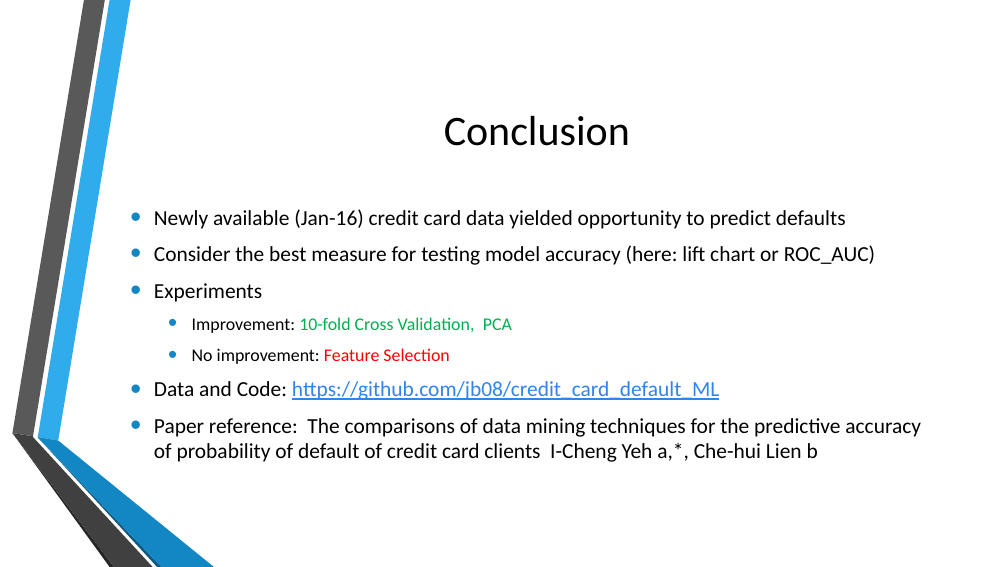
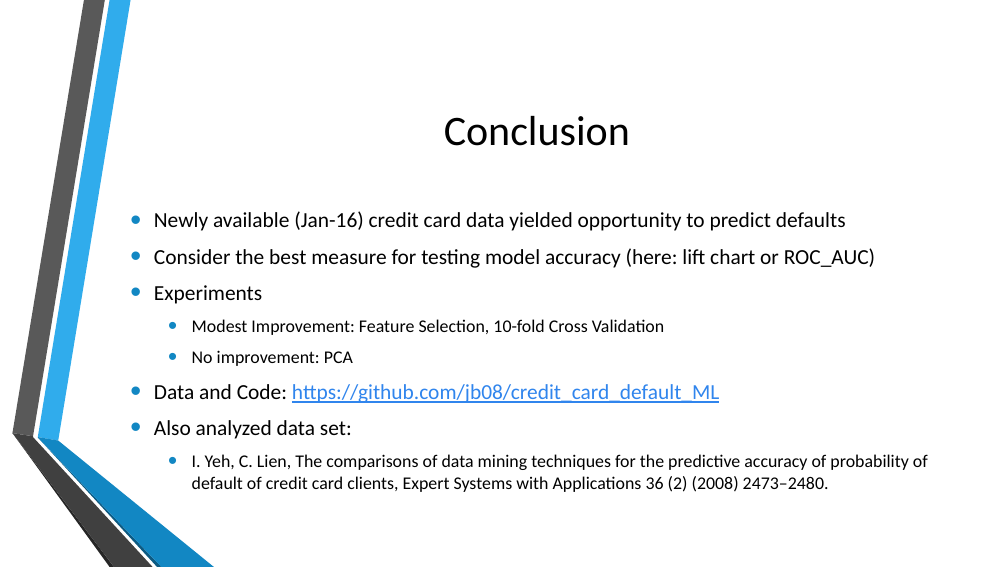
Before and after one commit to jb08/credit_card_default_ML, a slide deck: slide 12 of Predicting_Credit_Card_defaults.pptx (slide 13 before the commit). Drawn at 1008x567 pixels with LibreOffice and Linux fonts; fonts in the diff are those of the drawing; background and template pictures are left out. Boxes give left, top, right and bottom in pixels: in the first picture for what was removed or moved away, otherwise in the second. Text is boxed around its words. In the diff, an @@ line names an element or a change of style, - is before the commit and + after.

```diff
--- a/Predicting_Credit_Card_defaults.pptx
+++ b/Predicting_Credit_Card_defaults.pptx
@@ text at [192, 319, 664, 366]: text changed @@
-  • Improvement: 10-fold Cross Validation, PCA
-  • No improvement: Feature Selection
+  • Modest Improvement: Feature Selection, 10-fold Cross Validation
+  • No improvement: PCA
@@ text at [154, 420, 928, 492]: text changed; size 20.4 to 17 pt @@
-• Paper reference: The comparisons of data mining techniques for the predictive accuracy of probability of default of credit card clients I-Cheng Yeh a,*, Che-hui Lien b
+• Also analyzed data set:
+  • I. Yeh, C. Lien, The comparisons of data mining techniques for the predictive accuracy of probability of default of credit card clients, Expert Systems with Applications 36 (2) (2008) 2473–2480.
```
Also in this commit, not shown: 7 other slides changed, 1 slide removed.
